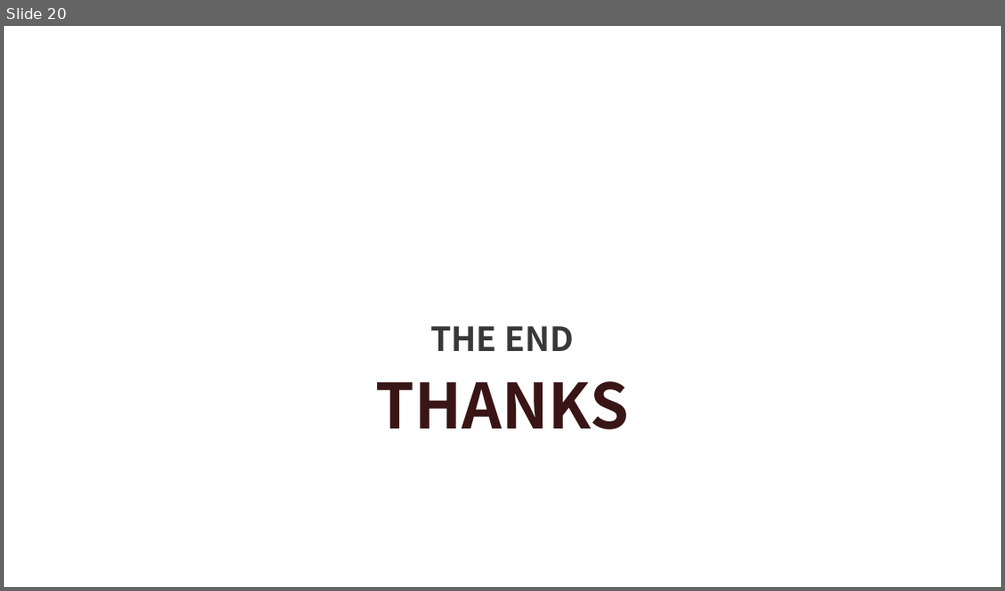
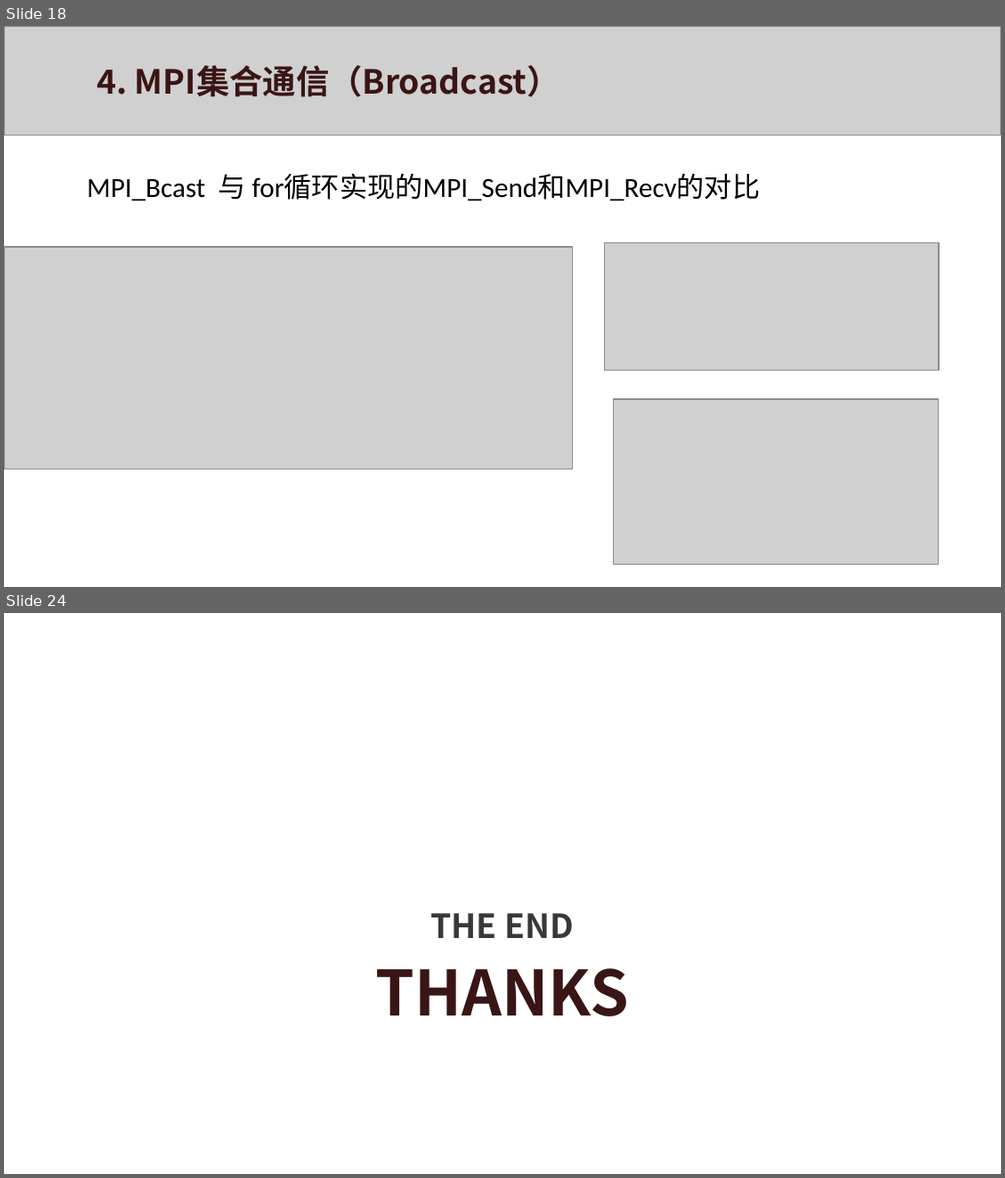
Before and after one commit to xws117/Bilibili-tutorial, a slide deck: MPI.pptx. Shown one above the other, each under a label of ours: slide 20 before the commit, slides 18 and 24 after it; the slides between them are not shown. The pictures are 1005x591 and 1005x1178 pixels, drawn with LibreOffice and Linux fonts; fonts in the diff are those of the drawing; grey boxes stand for pictures; background and template pictures are left out. Boxes give left, top, right and bottom in pixels: in the first picture for what was removed or moved away, otherwise in the second. Text is boxed around its words. In the diff, an @@ line names an element or a change of style, - is before the commit and + after.

```diff
--- a/MPI.pptx
+++ b/MPI.pptx
@@ slide 18 added at box(4, 26, 1001, 587), background #FFFFFF @@
@@ picture added at box(4, 26, 1001, 135) @@
@@ text added at box(97, 65, 560, 97), 24 pt, text #3A1515, bold @@
+4. MPI集合通信（Broadcast）
@@ text added at box(87, 174, 760, 201), 20 pt, text #000000 @@
+MPI_Bcast 与 for循环实现的MPI_Send和MPI_Recv的对比
@@ picture added at box(4, 247, 572, 468) @@
@@ picture added at box(604, 243, 938, 370) @@
@@ picture added at box(614, 399, 939, 564) @@
@@ what was slide 20 is now slide 24 @@
```
Also in this commit, not shown: 4 slides changed, 10 other slides added, 7 slides removed.
